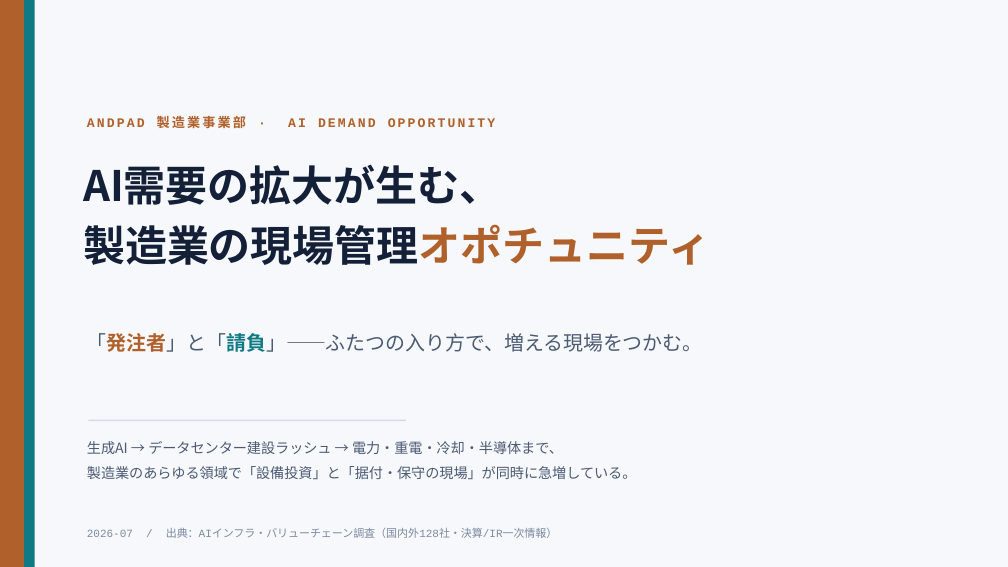
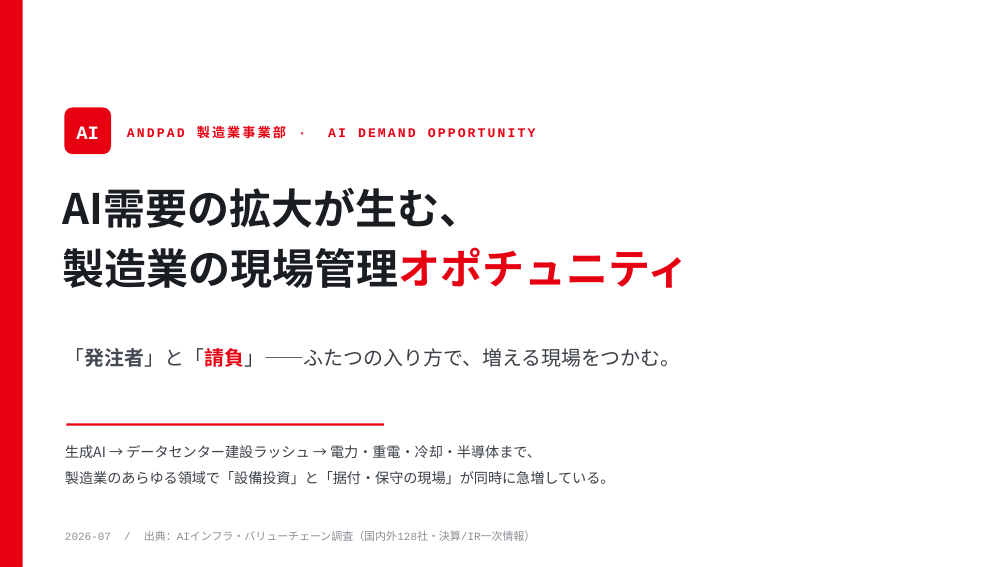
Before and after one commit to kogit834/AI-valuechain, a slide deck: slide 1 of output/andpad_ai_opportunity_deck.pptx. Drawn at 1008x567 pixels with LibreOffice and Linux fonts; fonts in the diff are those of the drawing. Boxes give left, top, right and bottom in pixels: in the first picture for what was removed or moved away, otherwise in the second. Text is boxed around its words. In the diff, an @@ line names an element or a change of style, - is before the commit and + after.

```diff
--- a/output/andpad_ai_opportunity_deck.pptx
+++ b/output/andpad_ai_opportunity_deck.pptx
@@ rectangle: place and size @@
-rectangle at box(24, 0, 35, 567)
+rectangle at box(0, 0, 23, 567)
@@ rectangle at box(0, 0, 23, 567): fill #0F7A83 to #E60012 @@
@@ rectangle at box(0, 0, 1008, 567): fill #F6F8FB to #FFFFFF @@
@@ rectangle removed at box(0, 0, 24, 567) @@
@@ rounded rectangle added at box(64, 107, 111, 154), fill #E60012 @@
@@ text "ANDPAD 製造業事業部 · AI DEMAND ...": place and size @@
-text "ANDPAD 製造業事業部 · AI DEMAND ..." at box(87, 116, 496, 128)
+text "ANDPAD 製造業事業部 · AI DEMAND ..." at box(127, 126, 536, 138)
@@ text "ANDPAD 製造業事業部 · AI DEMAND ..." at box(127, 126, 536, 138): text colour #B0602A to #E60012; vertical alignment top to middle @@
@@ text added at box(76, 126, 99, 139), 18 pt, text #FFFFFF, bold @@
+AI
@@ text "AI需要の拡大が生む、": place and size @@
-text "AI需要の拡大が生む、" at box(83, 164, 710, 265)
+text "AI需要の拡大が生む、" at box(63, 187, 690, 288)
@@ text "AI需要の拡大が生む、" at box(63, 187, 690, 288): text colour #132038 to #1A1D21 in "AI需要の拡大が生む、", "製造業の現場管理オポチュニティ"; text colour #B0602A to #E60012 in "製造業の現場管理オポチュニティ" @@
@@ text "「発注者」と「請負」——ふたつの入り方で、増える現場をつかむ。": place and size @@
-text "「発注者」と「請負」——ふたつの入り方で、増える現場をつかむ。" at box(87, 333, 703, 352)
+text "「発注者」と「請負」——ふたつの入り方で、増える現場をつかむ。" at box(65, 348, 681, 367)
@@ text "「発注者」と「請負」——ふたつの入り方で、増える現場をつかむ。" at box(65, 348, 681, 367): text colour #4C5B74 to #3C4148, text colour #B0602A to #454B54, text colour #0F7A83 to #E60012 in "「発注者」と「請負」——ふたつの入り方で、増える現場をつかむ。" @@
@@ text "生成AI → データセンター建設ラッシュ → 電力・重電・冷却・半導体まで、": place and size @@
-text "生成AI → データセンター建設ラッシュ → 電力・重電・冷却・半導体まで、" at box(87, 441, 637, 479)
+text "生成AI → データセンター建設ラッシュ → 電力・重電・冷却・半導体まで、" at box(65, 445, 615, 485)
@@ text "生成AI → データセンター建設ラッシュ → 電力・重電・冷却・半導体まで、" at box(65, 445, 615, 485): text colour #4C5B74 to #3C4148; line spacing 1.25 to 1.28 @@
@@ rectangle: place and size @@
-rectangle at box(88, 420, 406, 421)
+rectangle at box(67, 423, 384, 426)
@@ rectangle at box(67, 423, 384, 426): fill #D3DBE6 to #E60012 @@
@@ text "2026-07 / 出典：AIインフラ・バリューチェーン調査（国内外128社・決算/IR一次情報）": place and size @@
-text "2026-07 / 出典：AIインフラ・バリューチェーン調査（国内外128社・決算/IR一次情報）" at box(87, 528, 558, 538)
+text "2026-07 / 出典：AIインフラ・バリューチェーン調査（国内外128社・決算/IR一次情報）" at box(65, 531, 536, 541)
@@ text "2026-07 / 出典：AIインフラ・バリューチェーン調査（国内外128社・決算/IR一次情報）" at box(65, 531, 536, 541): text colour #7C8AA1 to #8A9098 @@
```
Also in this commit, not shown: 3 other slides changed, 9 slides added, 1 other file.
